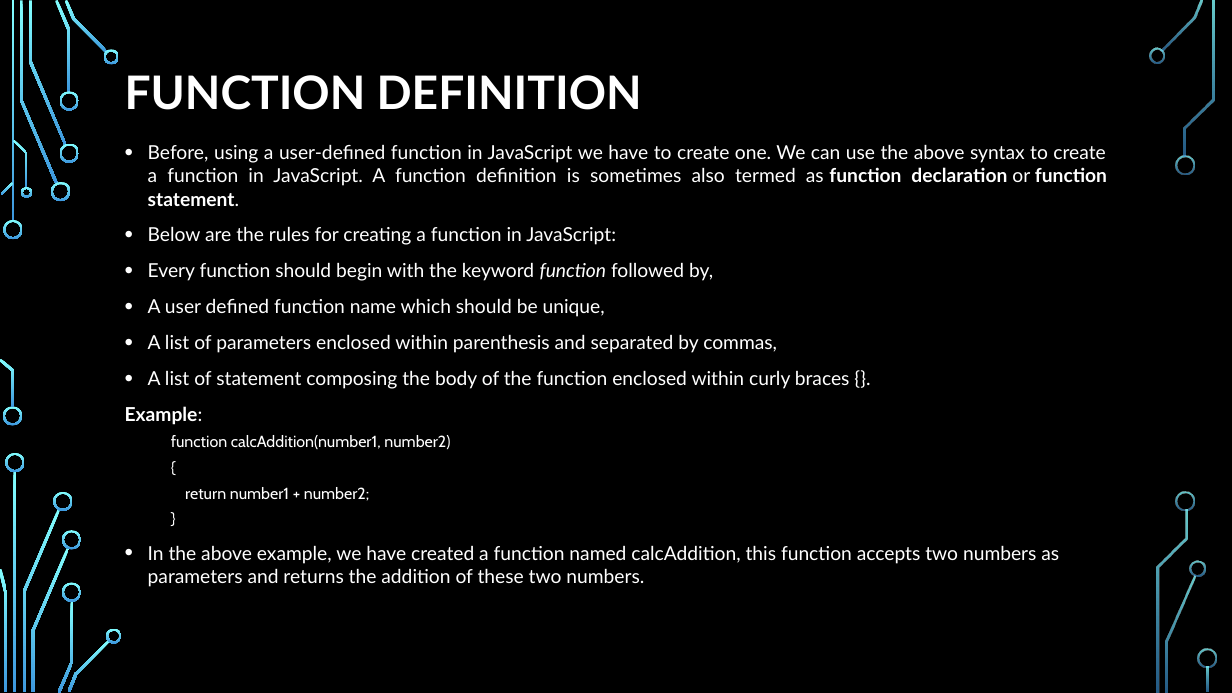
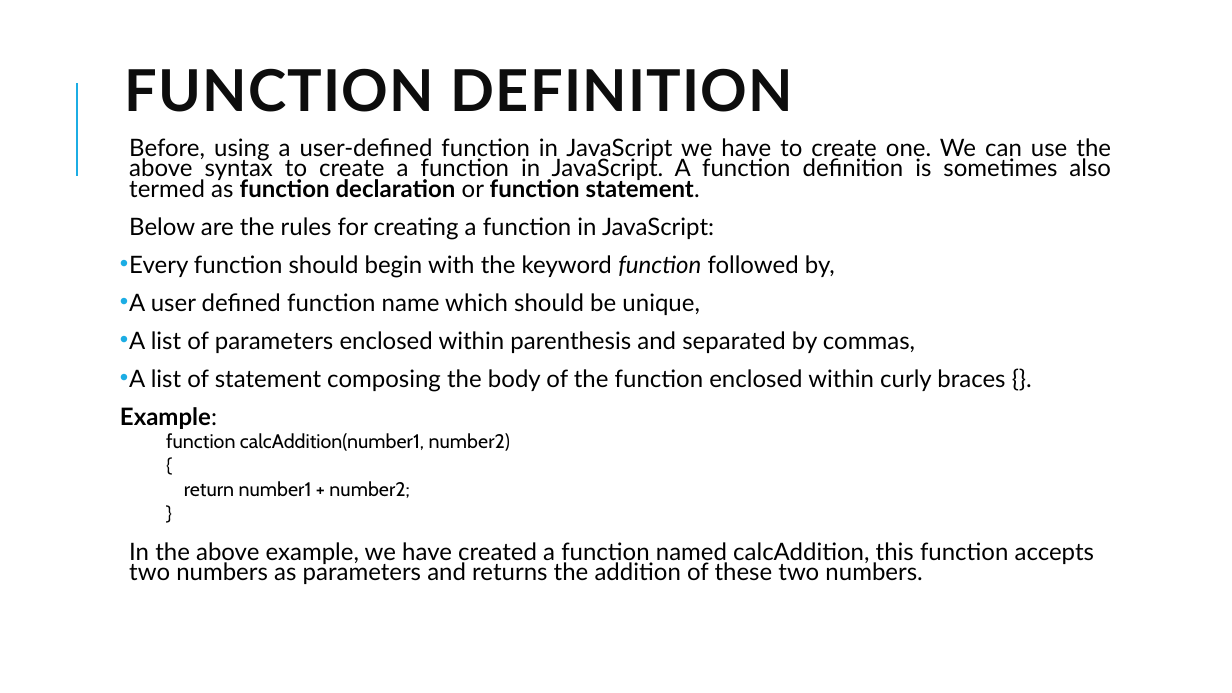
Before and after one commit to PramodJana/JavaScript, a slide deck: slide 3 of GFG JS Course Curriculam/Articles/003 Funtional Programming.pptx. Drawn at 1232x693 pixels with LibreOffice and Linux fonts; fonts in the diff are those of the drawing; background and template pictures are left out. Boxes give left, top, right and bottom in pixels: in the first picture for what was removed or moved away, otherwise in the second. Text is boxed around its words. In the diff, an @@ line names an element or a change of style, - is before the commit and + after.

```diff
--- a/GFG JS Course Curriculam/Articles/003 Funtional Programming.pptx
+++ b/GFG JS Course Curriculam/Articles/003 Funtional Programming.pptx
@@ background picture (left out) to #FFFFFF @@
@@ line added from (77, 176) to (77, 83), #1CADE4 1.5 pt @@
@@ title "FUNCTION DEFINITION" at (125, 68, 793, 112): size 36 to 45 pt, text colour #FFFFFF to #0D0D0D, letter spacing 0 to 1 pt; line spacing 0.9 to 0.8 @@
@@ text "Before, using a user-defined function ..." at (120, 138, 1111, 584): size 15 to 18.7 pt, text colour #FFFFFF to #000000; size 12.5 to 15.3 pt in "function calcAddition(number1, number2)", "{", "return number1 + number2;", "}"; bullet • to  ; line spacing 1 to 0.7; more space between paragraphs; indent changed @@
@@ group removed at (0, 0, 1217, 693): 33 freeform shapes, 3 rectangles @@
```
Also in this commit, not shown: 15 other slides changed, 27 slides added, 27 slides removed.
